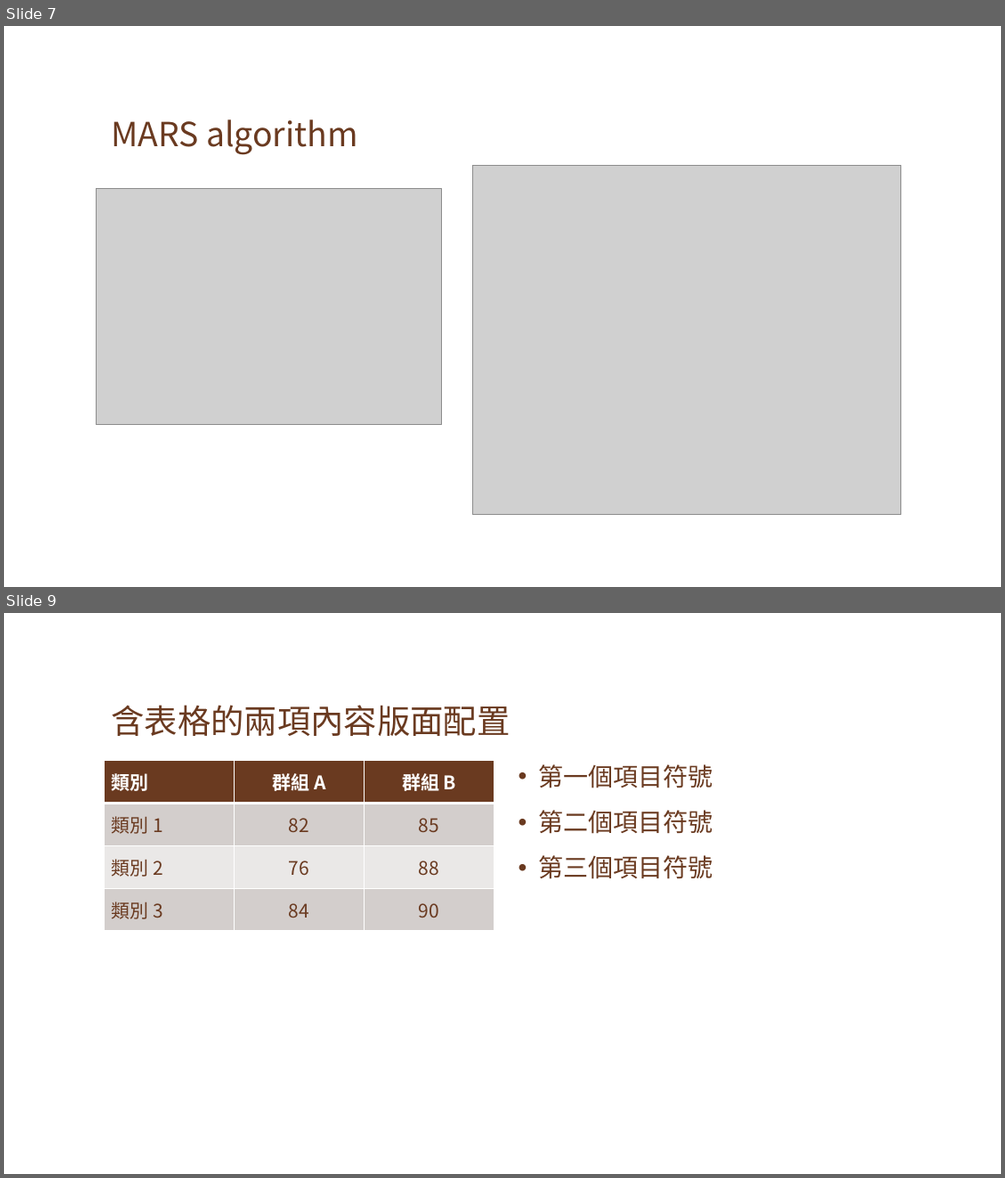
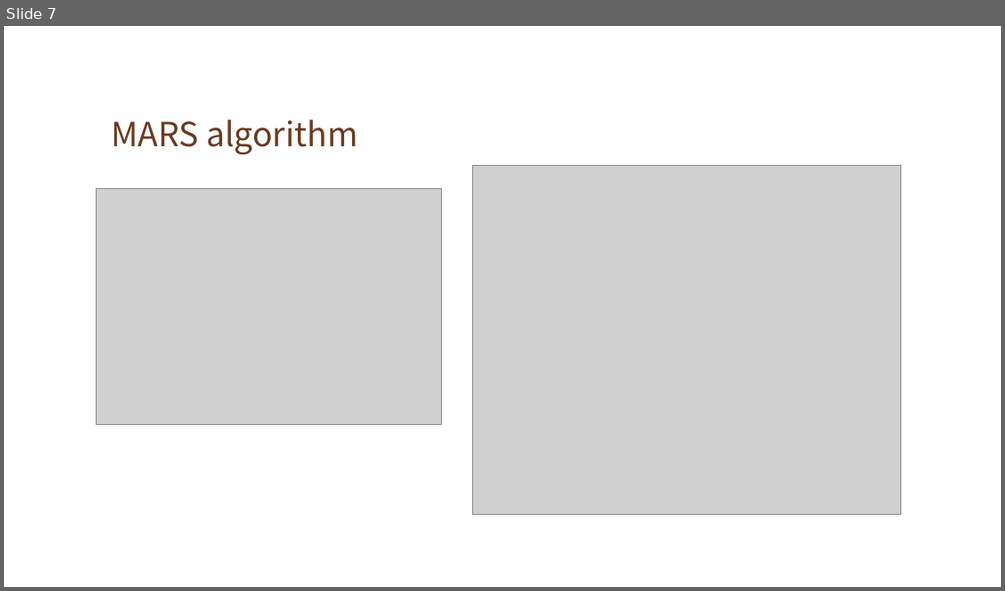
Before and after one commit to gordon636798/DiffieHellman-AES, a slide deck: 報告.pptx. Shown one above the other, each under a label of ours: slides 7 and 9 before the commit, slide 7 after it; the slides between them are not shown. The pictures are 1005x1178 and 1005x591 pixels, drawn with LibreOffice and Linux fonts; fonts in the diff are those of the drawing; grey boxes stand for pictures; background and template pictures are left out. Boxes give left, top, right and bottom in pixels: in the first picture for what was removed or moved away, otherwise in the second. Text is boxed around its words. In the diff, an @@ line names an element or a change of style, - is before the commit and + after.

```diff
--- a/報告.pptx
+++ b/報告.pptx
@@ slide 9 removed at box(4, 613, 1001, 1174), background picture (left out) @@
@@ title removed at box(111, 705, 510, 736) @@
-含表格的兩項內容版面配置
@@ table removed at box(104, 761, 494, 931), 4 rows, 3 columns @@
-類別 | 群組 A | 群組 B
-類別 1 | 82 | 85
-類別 2 | 76 | 88
-類別 3 | 84 | 90
@@ text removed at box(538, 764, 712, 879) @@
-• 第一個項目符號
-• 第二個項目符號
-• 第三個項目符號
```
Also in this commit, not shown: 1 slide changed, 7 slides added, 8 other slides removed.
